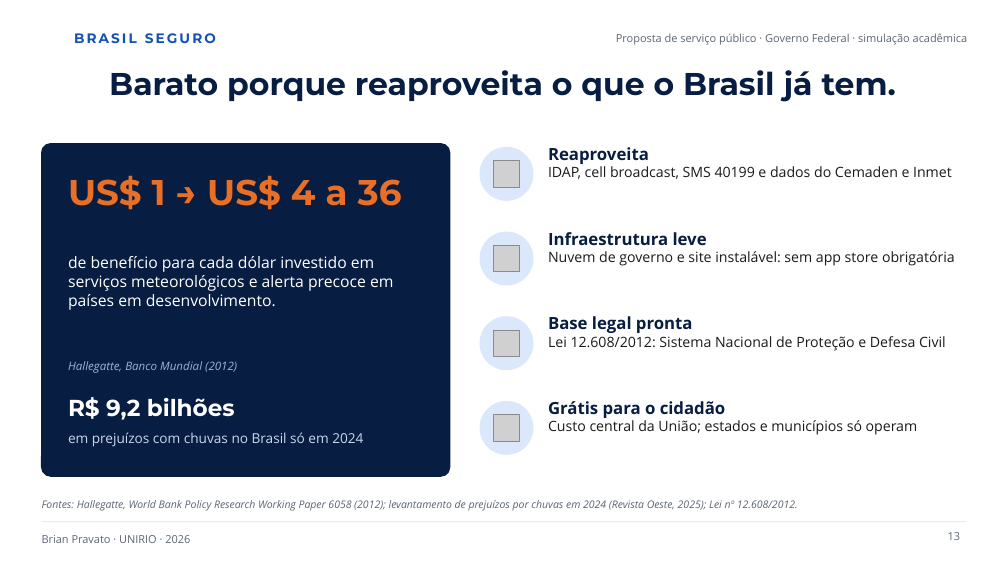
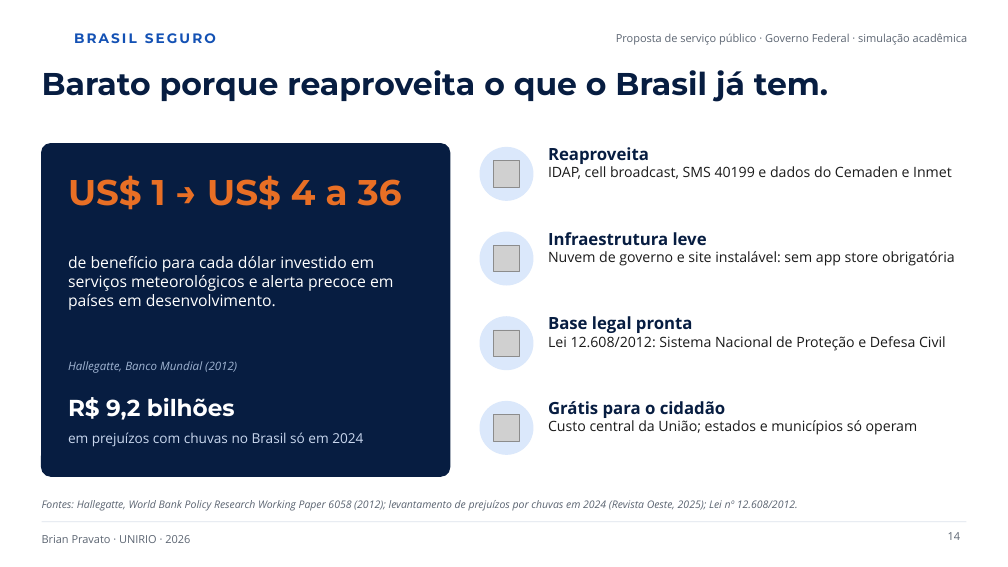
Before and after one commit to kbrianps/brasil-seguro, a slide deck: slide 14 of brasil-seguro.pptx (slide 13 before the commit). Drawn at 1008x567 pixels with LibreOffice and Linux fonts; fonts in the diff are those of the drawing; grey boxes stand for pictures; background and template pictures are left out. Boxes give left, top, right and bottom in pixels: in the first picture for what was removed or moved away, otherwise in the second. Text is boxed around its words. In the diff, an @@ line names an element or a change of style, - is before the commit and + after.

```diff
--- a/brasil-seguro.pptx
+++ b/brasil-seguro.pptx
@@ title "Barato porque reaproveita o que ..." at (x1=42, y1=70, x2=828, y2=102): alignment centre to left @@
@@ page number at (x1=948, y1=532, x2=961, y2=540): text changed @@
-13
+14
```
Also in this commit, not shown: 13 other slides changed, 1 slide added, 2 other files.
